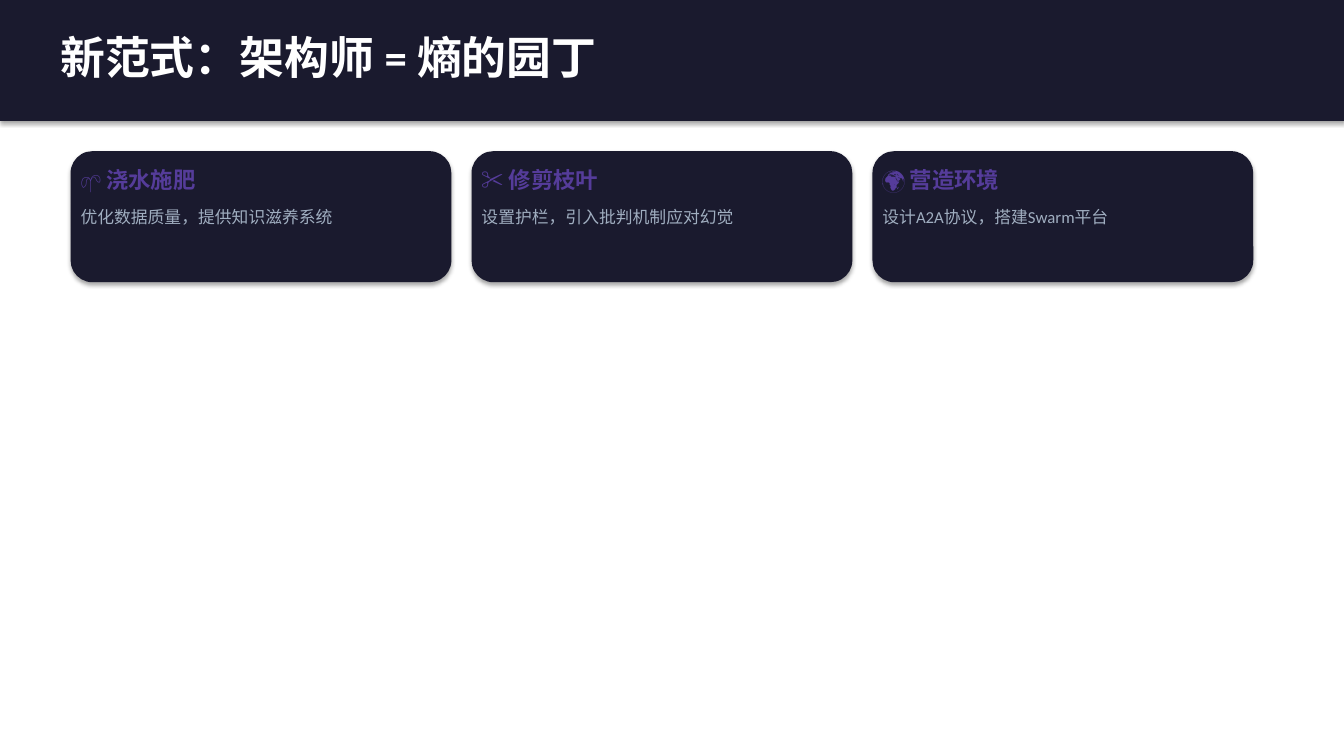
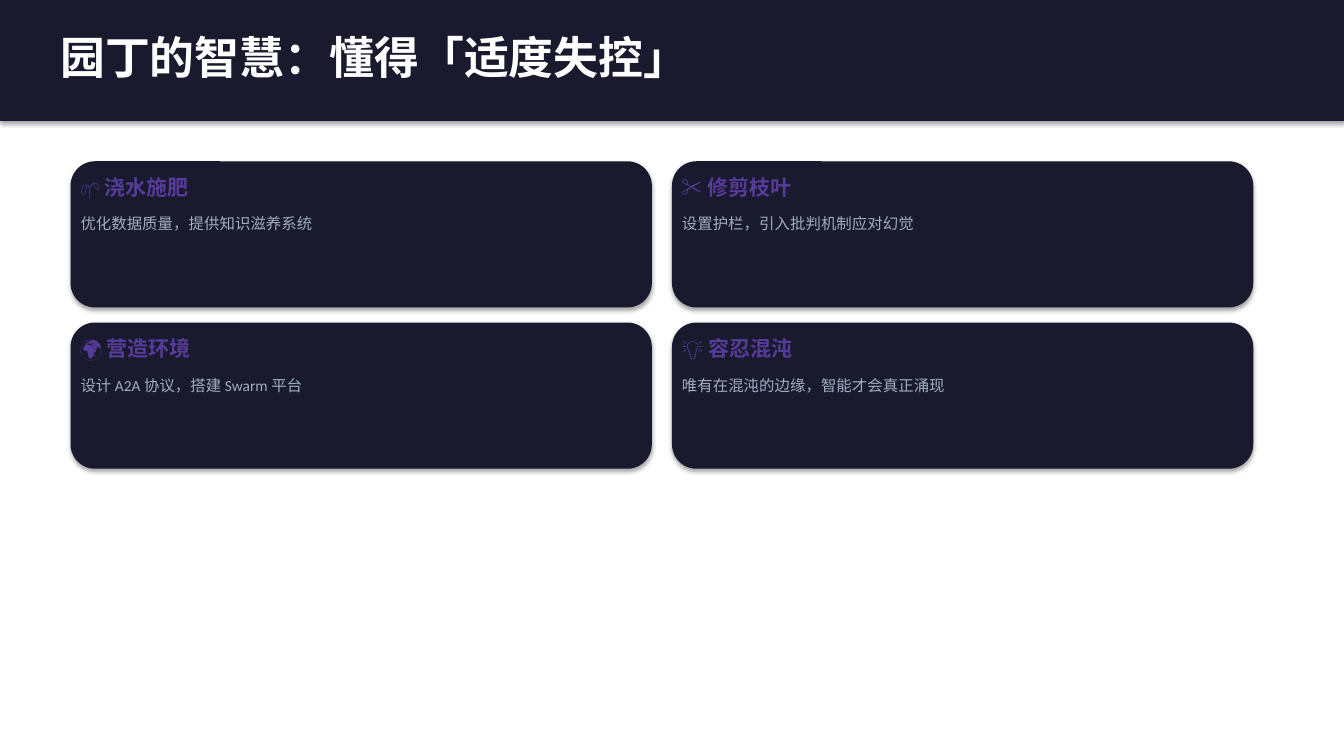
Before and after one commit to tanteng/blog, a slide deck: slide 23 of static/reports/agent-design-patterns-book-intro.pptx (slide 19 before the commit). Drawn at 1344x756 pixels with LibreOffice and Linux fonts; fonts in the diff are those of the drawing. Boxes give left, top, right and bottom in pixels: in the first picture for what was removed or moved away, otherwise in the second. Text is boxed around its words. In the diff, an @@ line names an element or a change of style, - is before the commit and + after.

```diff
--- a/static/reports/agent-design-patterns-book-intro.pptx
+++ b/static/reports/agent-design-patterns-book-intro.pptx
@@ text at box(60, 35, 688, 78): text changed @@
-新范式：架构师 = 熵的园丁
+园丁的智慧：懂得「适度失控」
@@ text "🌱 浇水施肥": place and size @@
-text "🌱 浇水施肥" at box(106, 169, 195, 190)
+text "🌱 浇水施肥" at box(105, 177, 189, 197)
@@ rounded rectangle: place and size @@
-rounded rectangle at box(71, 151, 452, 282)
+rounded rectangle at box(71, 161, 651, 308)
@@ text "✂️ 修剪枝叶": place and size @@
-text "✂️ 修剪枝叶" at box(509, 169, 598, 190)
+text "✂️ 修剪枝叶" at box(708, 177, 792, 197)
@@ rounded rectangle: place and size @@
-rounded rectangle at box(472, 151, 853, 282)
+rounded rectangle at box(673, 161, 1253, 308)
@@ text "优化数据质量，提供知识滋养系统": place and size @@
-text "优化数据质量，提供知识滋养系统" at box(81, 209, 333, 225)
+text "优化数据质量，提供知识滋养系统" at box(81, 216, 313, 231)
@@ text "优化数据质量，提供知识滋养系统" at box(81, 216, 313, 231): size 12 to 11 pt @@
@@ text "设置护栏，引入批判机制应对幻觉" at box(682, 216, 914, 231): size 12 to 11 pt @@
@@ text "设置护栏，引入批判机制应对幻觉": place and size @@
-text "设置护栏，引入批判机制应对幻觉" at box(481, 209, 733, 225)
+text "设置护栏，引入批判机制应对幻觉" at box(682, 216, 914, 231)
@@ rounded rectangle: place and size @@
-rounded rectangle at box(872, 151, 1253, 282)
+rounded rectangle at box(71, 323, 651, 469)
@@ rounded rectangle added at box(673, 323, 1253, 469), fill #1A1A2E @@
@@ size 16 to 15 pt in 3 elements at box(105, 177, 189, 197), box(708, 177, 792, 197), box(106, 338, 190, 358) @@
@@ text "🌍 营造环境": place and size @@
-text "🌍 营造环境" at box(910, 169, 999, 190)
+text "🌍 营造环境" at box(106, 338, 190, 358)
@@ text added at box(709, 338, 793, 358), 15 pt, text #553C9A, bold @@
+💡 容忍混沌
@@ text at box(81, 378, 302, 393): text changed; size 12 to 11 pt @@
-设计A2A协议，搭建Swarm平台
+设计 A2A 协议，搭建 Swarm 平台
@@ text added at box(682, 378, 945, 393), 11 pt, text #A0AEC0 @@
+唯有在混沌的边缘，智能才会真正涌现
```
Also in this commit, not shown: 19 other slides changed, 5 slides added, 1 slide removed.
